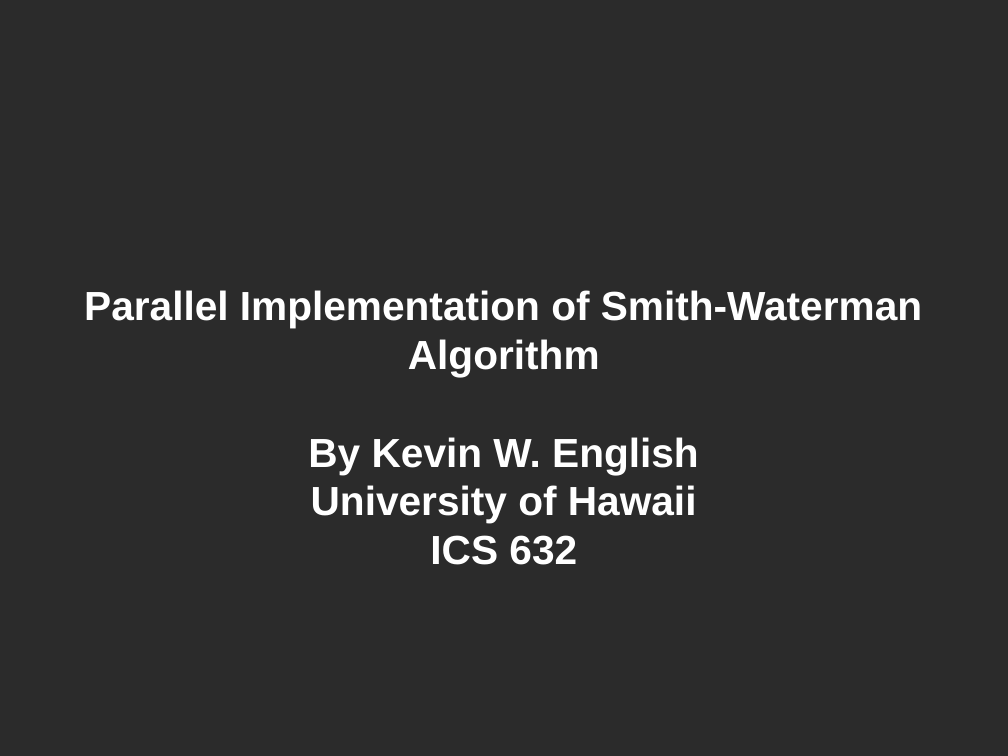
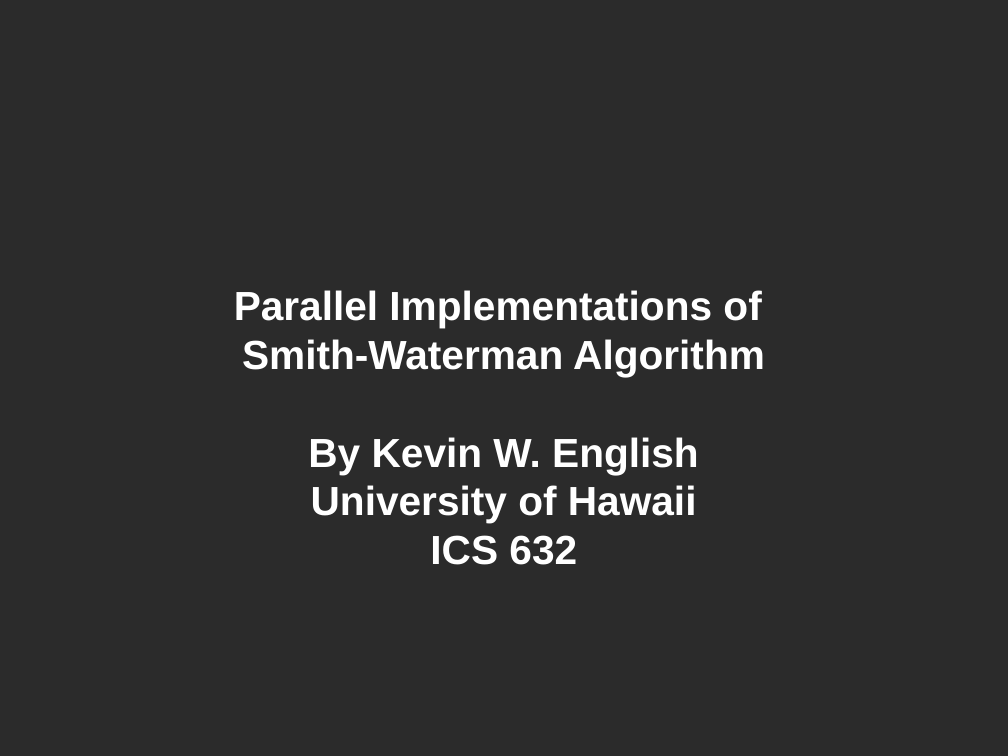
Before and after one commit to kenglishhi/ics632, a slide deck: slide 1 of smith-waterman/docs/ics-632-kenglish-final-presentation.odp. Drawn at 1008x756 pixels with LibreOffice and Linux fonts; fonts in the diff are those of the drawing; background and template pictures are left out; a plain dark background stands for a picture behind light text. Boxes give left, top, right and bottom in pixels: in the first picture for what was removed or moved away, otherwise in the second. Text is boxed around its words. In the diff, an @@ line names an element or a change of style, - is before the commit and + after.

```diff
--- a/smith-waterman/docs/ics-632-kenglish-final-presentation.odp
+++ b/smith-waterman/docs/ics-632-kenglish-final-presentation.odp
@@ text at [234, 290, 765, 377]: text changed @@
-Parallel Implementation of Smith-Waterman Algorithm
+Parallel Implementations of
+Smith-Waterman Algorithm
```
Also in this commit, not shown: 2 other slides changed, 5 slides added.
